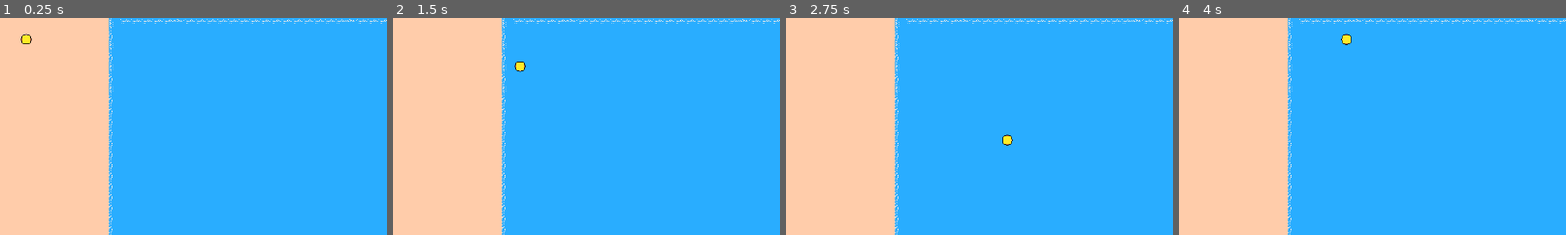
Above: before the commit, frames 1-4 (left to right).
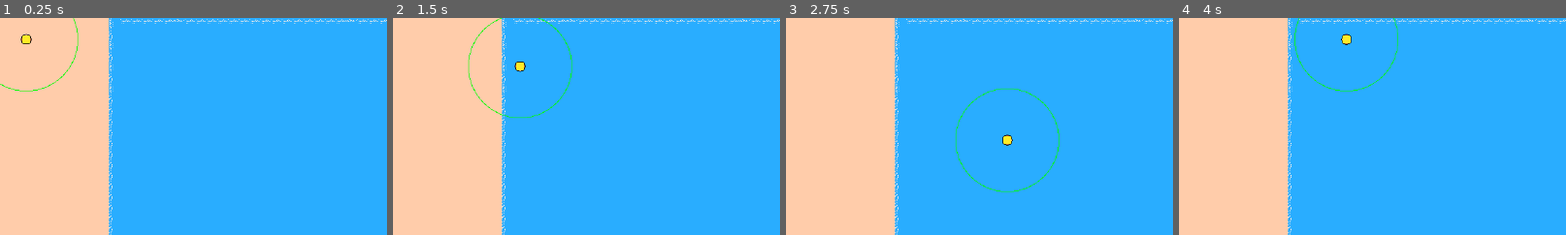
Above: after the commit, the same moments.

Repository: SamanAshoori/Godot_Fishing_System
Game: Godot game, scene res://Scenes/level.tscn
The game is run twice, just before and just after one commit, with the same random seed, the same clock (stepped at 60 frames per second) and the same inputs.
Inputs:
- Up to frame 1 (0.25 s): no input
- Up to frame 2 (1.5 s): tap Enter at 0.5 s; hold D (move_right) 0.53-1.28 s; hold S (move_down) from 1.28 s (still down)
- Up to frame 3 (2.75 s): tap Space at 2 s; release S (move_down) at 2.03 s; hold D (move_right) from 2.03 s (still down)
- Up to frame 4 (4 s): release D (move_right) at 2.78 s; hold W (move_up) 2.78-3.53 s; hold A (move_left) from 3.53 s (still down)
The pictures show only the part of the screen within x 0-50%, y 0-50%; the shares and areas given below are measured in that part.

The runs differ from the first frame. In frame 1, 0.2% of the frame differs, in the area x 0-21%, y 0-34%; in frame 2, 0.4%; in frame 3, 0.5%, in the area x 43-71%, y 32-81%; in frame 4, 0.3%.

Commit message:
Draw Circle Around Player
Draws a circle around the player

Diff:
--- a/Scenes/green_fish.tscn
+++ b/Scenes/green_fish.tscn
@@ -14,6 +14,8 @@
 flip_h = true
 
 [node name="Area2D" type="Area2D" parent="."]
+collision_layer = 2
+collision_mask = 2
 
 [node name="CollisionShape2D" type="CollisionShape2D" parent="Area2D"]
 position = Vector2(1.5, -0.5)
--- a/Scenes/level.tscn
+++ b/Scenes/level.tscn
@@ -162,6 +162,9 @@
 [sub_resource type="RectangleShape2D" id="RectangleShape2D_k5f4k"]
 size = Vector2(279, 852)
 
+[sub_resource type="RectangleShape2D" id="RectangleShape2D_81xng"]
+size = Vector2(990, 730)
+
 [node name="Level" type="Node2D"]
 
 [node name="TileMapLayer" type="TileMapLayer" parent="."]
@@ -172,6 +175,8 @@
 position = Vector2(566, 394)
 
 [node name="Sandy_Area" type="Area2D" parent="."]
+collision_layer = 2
+collision_mask = 2
 
 [node name="Sand_Box" type="CollisionShape2D" parent="Sandy_Area"]
 position = Vector2(20.5, 416)
@@ -182,3 +187,11 @@
 
 [node name="Player" parent="." instance=ExtResource("4_81xng")]
 position = Vector2(29, 102)
+platform_wall_layers = 2
+
+[node name="Water" type="Area2D" parent="."]
+position = Vector2(649, 399)
+
+[node name="CollisionShape2D" type="CollisionShape2D" parent="Water"]
+position = Vector2(-1, -36)
+shape = SubResource("RectangleShape2D_81xng")
--- a/Scenes/player.gd
+++ b/Scenes/player.gd
@@ -4,6 +4,29 @@
 const SPEED = 200.0
 const JUMP_VELOCITY = -400.0
 @onready var sprite: AnimatedSprite2D = $Sprite2D
+@export var segments = 32
+
+func _ready():
+	var collion_shape = $fish_catching_area/CollisionShape2D
+	var line_2d = $fish_catching_area/VisibleCollision
+	var radius = collion_shape.shape.radius
+	draw_circle_(line_2d,radius,segments)
+
+	line_2d.width = 1.0
+	line_2d.default_color = Color.GREEN
+
+
+func draw_circle_(line_2d_node : Line2D , radius:float , segments: int):
+	var points = PackedVector2Array()
+	var angle_step = TAU / segments
+
+	for i in range(segments + 1):
+		var angle = angle_step * i
+		var x = radius * cos(angle)
+		var y = radius * sin(angle)
+
+		points.append(Vector2(x,y))
+	line_2d_node.points = points
 
 func _physics_process(delta: float) -> void:
 
--- a/Scenes/player.tscn
+++ b/Scenes/player.tscn
@@ -48,6 +48,7 @@
 radius = 77.026
 
 [node name="Player" type="CharacterBody2D"]
+motion_mode = 1
 script = ExtResource("1_fkybt")
 
 [node name="Sprite2D" type="AnimatedSprite2D" parent="."]
@@ -59,7 +60,10 @@
 
 [node name="fish_catching_area" type="Area2D" parent="."]
 collision_layer = 0
+collision_mask = 2
 
 [node name="CollisionShape2D" type="CollisionShape2D" parent="fish_catching_area"]
 scale = Vector2(0.936421, 1)
 shape = SubResource("CircleShape2D_fkybt")
+
+[node name="VisibleCollision" type="Line2D" parent="fish_catching_area"]
--- a/Scenes/purple_fish.tscn
+++ b/Scenes/purple_fish.tscn
@@ -14,6 +14,8 @@
 flip_h = true
 
 [node name="Area2D" type="Area2D" parent="."]
+collision_layer = 2
+collision_mask = 2
 
 [node name="CollisionShape2D" type="CollisionShape2D" parent="Area2D"]
 texture_filter = 2
Not shown: 1 places in Scenes/level.tscn that only renumber resources
